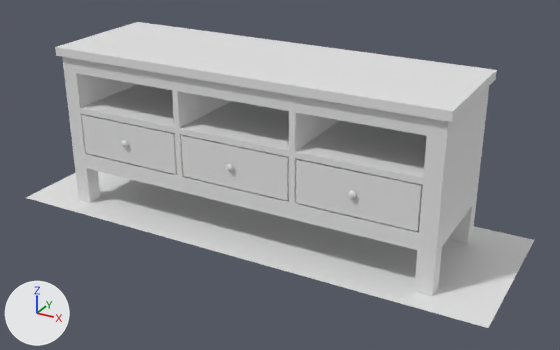
What one commit did to the OBJ model Assets/Models/cabinet.obj.
Rendered twice from a camera (50 mm lens) standing at (4.24, -7.18, 4.29) and looking at (0.19, 0.18, 0.61). Arrows for +X, +Y and +Z are at lower left; the lights stay in place. Where no turn or scale is listed for an object, it has been applied to the vertices.

The first picture shows 'cabinet'.
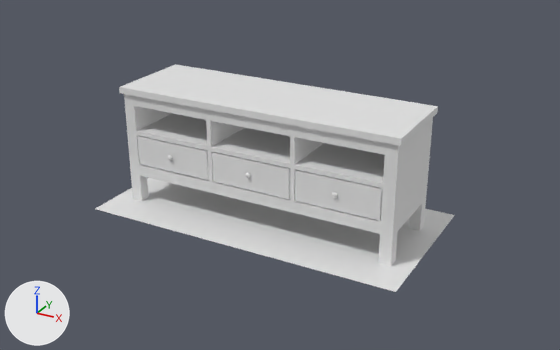
Location of each change, [x1, y1, x2, y2] in pixels of the pictures (560 x 350 px; the box of a moved part takes in the faces that stretch with it):
'cabinet', reshaped (29% narrower, 25% shorter): before [26, 22, 534, 328]; after [95, 64, 455, 292]
part 1 of me_cabinet, moved or reshaped: before [348, 191, 356, 199]; after [332, 192, 337, 198]
part 2 of me_cabinet, moved or reshaped: before [226, 164, 233, 171]; after [245, 173, 250, 178]
part 3 of me_cabinet, moved or reshaped: before [121, 140, 128, 148]; after [167, 155, 172, 161]
part 4 of me_cabinet, rebuilt (28% narrower, 26% shorter): before [55, 22, 497, 296]; after [119, 64, 438, 266]
part 5 of me_cabinet, rebuilt (29% narrower, 27% shorter): before [26, 171, 534, 328]; after [95, 178, 455, 292]

The edits, one by one:
me_cabinet is used by ob_cabinet; location (0.0, 0.0, 0.0).
me_cabinet had 966 vertices, 979 faces and spanned x -3.0..3.0, y -0.82..1.18, z 0.0..2.0.
me_cabinet now has 966 vertices, 979 faces and spans x -2.0..2.0, y -0.64..1.36, z 0.0..1.5.
me_cabinet part 1: the loose piece of 226 vertices spanning x 1.4..1.48, y -0.59..-0.54, z 0.9..0.99 is scaled about its middle by 0.75, then moved by (-0.36, 0.37, -0.24).
me_cabinet part 2: the loose piece of 226 vertices spanning x -0.07..0.02, y -0.59..-0.54, z 0.9..0.99 is scaled about its middle by 0.75, then moved by (0.01, 0.37, -0.24).
me_cabinet part 3: the loose piece of 226 vertices spanning x -1.53..-1.44, y -0.59..-0.54, z 0.9..0.99 is scaled about its middle by 0.75, then moved by (0.37, 0.37, -0.24).
me_cabinet part 4: the loose piece of 284 vertices spanning x -2.4..2.4, y -0.59..0.95, z 0.0..2.0 is rebuilt with 284 vertices and now spans x -1.8..1.8, y -0.22..0.94, z 0.0..1.5.
me_cabinet part 5: the loose piece of 4 vertices spanning x -3.0..3.0, y -0.82..1.18, z 0.0 is rebuilt with 4 vertices and now spans x -2.0..2.0, y -0.64..1.36, z 0.0.
